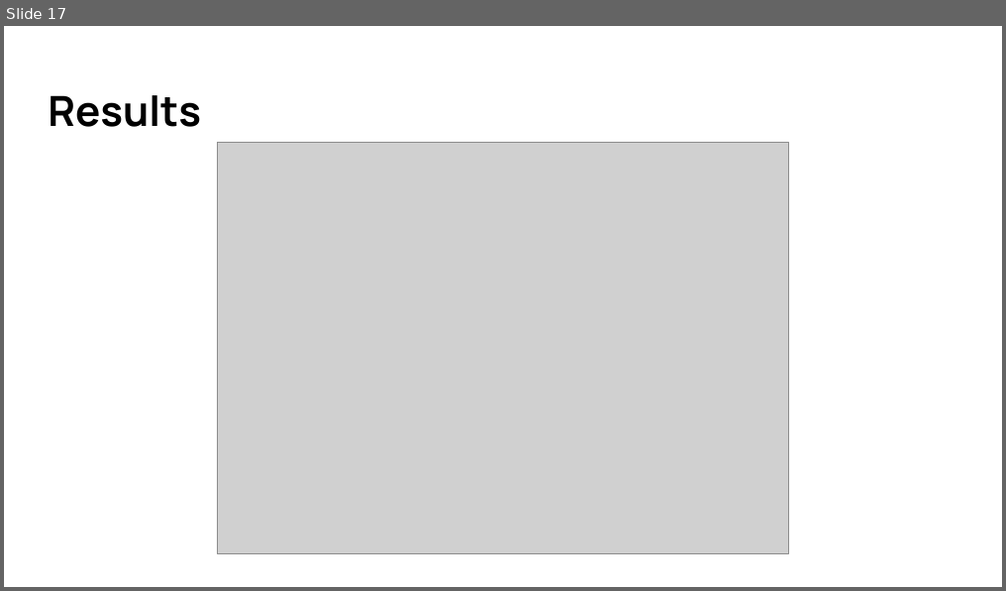
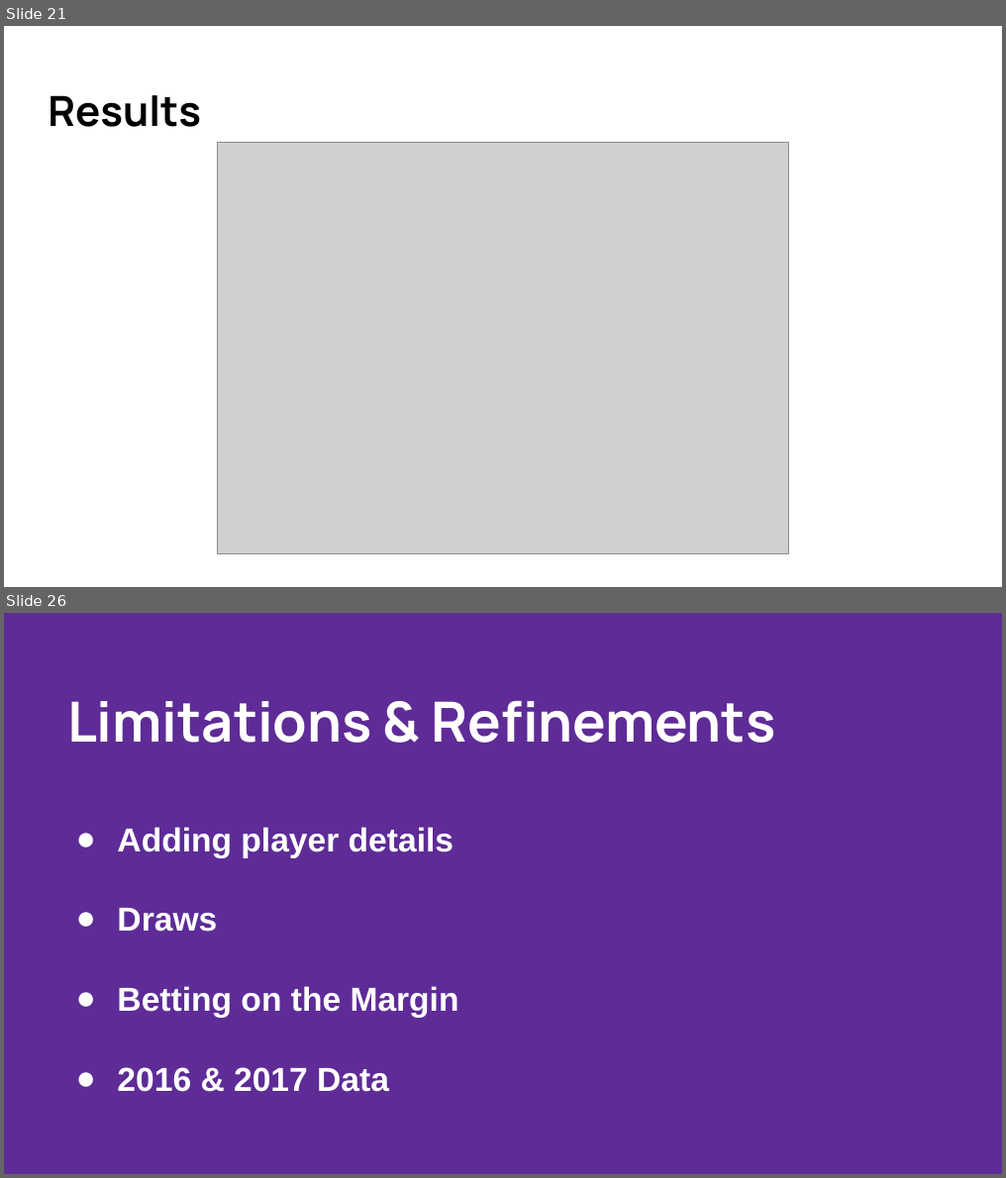
Before and after one commit to Alexander-sl-lee/Data-Science-Portfolio, a slide deck: General Assembly Projects/Capstone - Predicting AFL Winners/AFL Predictions.pptx. Shown one above the other, each under a label of ours: slide 17 before the commit, slides 21 and 26 after it; the slides between them are not shown. The pictures are 1006x591 and 1006x1178 pixels, drawn with LibreOffice and Linux fonts; fonts in the diff are those of the drawing; grey boxes stand for pictures. Boxes give left, top, right and bottom in pixels: in the first picture for what was removed or moved away, otherwise in the second. Text is boxed around its words. In the diff, an @@ line names an element or a change of style, - is before the commit and + after.

```diff
--- a/General Assembly Projects/Capstone - Predicting AFL Winners/AFL Predictions.pptx
+++ b/General Assembly Projects/Capstone - Predicting AFL Winners/AFL Predictions.pptx
@@ slide 26 added at (x1=4, y1=613, x2=1002, y2=1174), background #5E2B97 @@
@@ title added at (x1=67, y1=701, x2=776, y2=743), 40 pt, text #FFFFFF, bold @@
+Limitations & Refinements
@@ text added at (x1=117, y1=827, x2=459, y2=1092), 24 pt, text #FFFFFF, bold @@
+● Adding player details
+● Draws
+● Betting on the Margin
+● 2016 & 2017 Data
@@ what was slide 17 is now slide 21 @@
```
Also in this commit, not shown: 5 slides changed, 9 other slides added, 3 other files.
